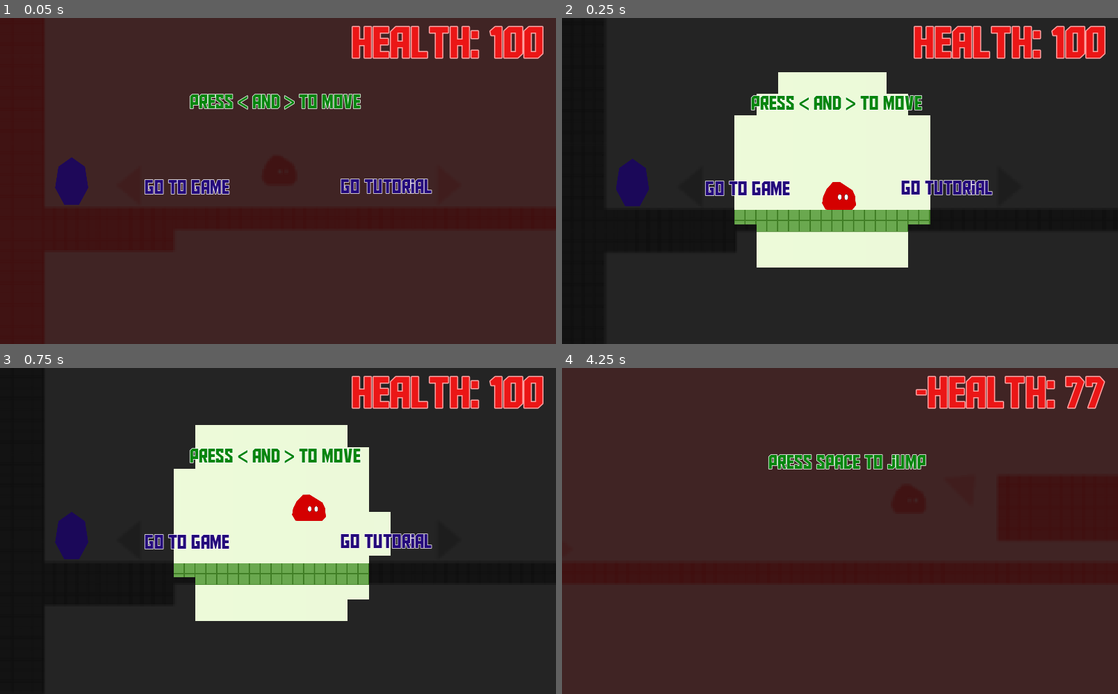
Above: before the commit, frames 1-4 (two rows, left to right).
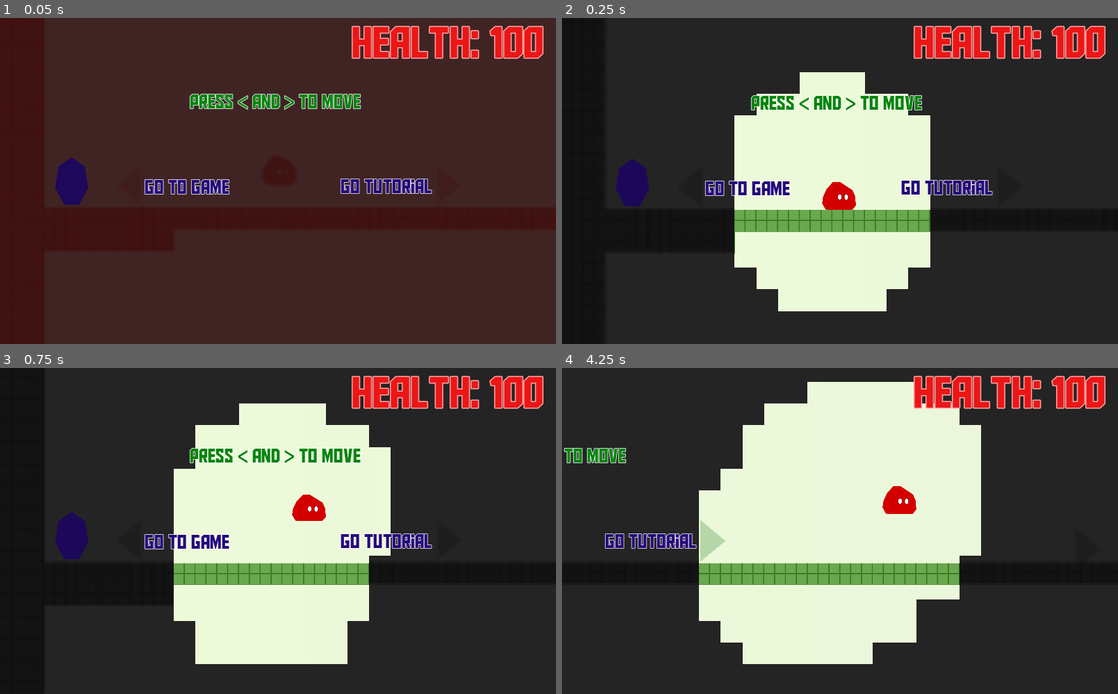
Above: after the commit, the same moments.

Repository: glitchcore/comfort
Game: Godot game, scene res://Scenes/BaseLevel.tscn
Same seed, same stepped clock (60 frames per second), same inputs: the game is played once before the commit and once after it.
Inputs:
- Up to frame 1 (0.05 s): no input
- Up to frame 2 (0.25 s): no input
- Up to frame 3 (0.75 s): tap Space (jump) at 0.5, 0.6 s; hold Right (ui_right) from 0.53 s (still down)
- Up to frame 4 (4.25 s): tap Space (jump) at 0.77, 1.07, 1.25, 1.35, 1.52, 1.82, 2, 2.1, 2.75, 2.85, 3.02, 3.32, 3.5, 3.6, 3.77, 4.07 s; release Right (ui_right) at 2.03 s; hold Left (ui_left) 2.03-2.78 s; hold Right (ui_right) from 2.78 s (still down)

Frame 1 is identical in both runs. In frame 2, 4.7% of the frame differs, in the area x 31-67%, y 16-90%; in frame 3, 6.5%; in frame 4, 99%, in the area x 0-100%, y 0-100%.

Commit message:
zone movement

Diff:
--- a/Actors/Player.gd
+++ b/Actors/Player.gd
@@ -5,8 +5,11 @@
 var velocity = Vector2.ZERO
 
 export var gravity = 5000
-export var jump_amount = 2000
 export var acceleration = 8000
+
+var comfort_amount = 1.0
+var target_comfort_amount = 1.0
+export var comfort_amount_acceleration = 3.0
 
 onready var store = get_node("/root/BaseLevel/Store")
 
@@ -35,7 +38,7 @@
 # calculate jump is anti-gravity action
 func calculate_jump():
 	if Input.is_action_just_pressed("jump") and is_on_floor():
-		velocity += -gravity_direction * jump_amount
+		velocity += -gravity_direction * store.jump_amount
 
 	# interrupted jump
 	if Input.is_action_just_released("jump"):
@@ -50,6 +53,14 @@
 
 	calculate_ui_movement(delta)
 	calculate_jump()
+
+	comfort_amount = move_toward(
+		comfort_amount,
+		target_comfort_amount,
+		delta * comfort_amount_acceleration
+	)
+	$ComfortMusic.volume_db = (1 - comfort_amount) * -80
+	$NonComfortMusic.volume_db = (comfort_amount) * -80
 
 	# calculate gravity
 	velocity += gravity * gravity_direction * delta
@@ -76,12 +87,7 @@
 		$MainCamera.set_shake(true)
 
 func _on_Player_comfort(comfort):
-	if comfort:
-		$ComfortMusic.volume_db = 0
-		$NonComfortMusic.volume_db = -80
-	else:
-		$ComfortMusic.volume_db = -80
-		$NonComfortMusic.volume_db = 0
+	target_comfort_amount = 1 if comfort else 0
 
 func _on_Space_entered(_body: Node) -> void:
 	emit_signal("update_comfort", false)
--- a/Actors/Space.gd
+++ b/Actors/Space.gd
@@ -6,7 +6,7 @@
 const SIZE = [160, 100]
 const UPDATE_SIZE = 20
 export var space_size = 5
-export var noise_amount = 0.05
+export var noise_amount = 0.03
 
 var comfort_amount = 0
 var target_comfort_amount = 0
--- a/Actors/SpaceDetector.gd
+++ b/Actors/SpaceDetector.gd
@@ -10,7 +10,7 @@
 func _process(delta: float) -> void:
 	var move_direction = (player.position - self.position)
 	var _velocity = move_and_collide(
-		move_direction * store.get_space_speed() * delta)
+		store.get_space_speed(move_direction) * delta)
 
 func _on_ForceMove(new_position) -> void:
 	position = new_position
--- a/Autoload/Store.gd
+++ b/Autoload/Store.gd
@@ -1,4 +1,10 @@
 extends Node
+
+enum {
+	SPACE_FOLLOW,
+	SPACE_NORMAL,
+	SPACE_STOP
+}
 
 signal update_hp(value, damage)
 signal update_comfort(value)
@@ -12,19 +18,40 @@
 const BAD_ZONE_DAMAGE = 2
 const GOOD_ZONE_DAMAGE = -1
 const ENEMY_DAMAGE_LEVEL = 50
+const ZONE_HP_THRESHOLD = 20
 
 # game globals
-export var space_speed = 0.5
+export var space_speed = 2
+export var space_threshold = 500
 export var player_speed = 1000
 export var player_comfort_speed = 300
+export var jump_amount = 2000
 
 # game state
 var hp = HP_MAX setget set_health
 var in_comfort_zone = true
 var player_alive = true
+var space_mode = SPACE_FOLLOW
+var already_move = false
 
-func get_space_speed():
-	return space_speed
+func get_space_speed(move_direction: Vector2):
+	if space_mode == SPACE_FOLLOW:
+		return move_direction.normalized() * max(
+			player_comfort_speed, jump_amount)
+	elif space_mode == SPACE_NORMAL:
+		if in_comfort_zone:
+			already_move = false
+		if move_direction.length() > space_threshold:
+			already_move = true
+		if (
+			move_direction.length() > space_threshold or
+			in_comfort_zone or already_move
+		):
+			return move_direction * space_speed
+		else:
+			 return Vector2.ZERO
+	elif space_mode == SPACE_STOP:
+		return Vector2.ZERO
 
 func get_player_speed():
 	return (
@@ -36,7 +63,8 @@
 	if in_comfort_zone:
 		take_damage(GOOD_ZONE_DAMAGE)
 	else:
-		take_damage(BAD_ZONE_DAMAGE)
+		if hp > ZONE_HP_THRESHOLD:
+			take_damage(BAD_ZONE_DAMAGE)
 
 func _physics_process(_delta: float) -> void:
 	if not player_alive:
@@ -81,4 +109,13 @@
 	emit_signal("force_move", START_GAME_POSITION)
 
 func _on_StartArea_body_exited(_body) -> void:
-	pass # Replace with function body.
+	space_mode = SPACE_NORMAL
+
+func _on_StartArea_body_entered(body: Node) -> void:
+	space_mode = SPACE_FOLLOW
+
+func _on_UncomfortArea_body_entered(body: Node) -> void:
+	space_mode = SPACE_STOP
+
+func _on_UncomfortArea_body_exited(body: Node) -> void:
+	space_mode = SPACE_NORMAL
--- a/Scenes/BaseLevel.tscn
+++ b/Scenes/BaseLevel.tscn
@@ -71,7 +71,7 @@
 1/z_index = 0
 
 [sub_resource type="RectangleShape2D" id=6]
-extents = Vector2( 2832.61, 312.438 )
+extents = Vector2( 2695.92, 312.438 )
 
 [sub_resource type="RectangleShape2D" id=9]
 extents = Vector2( 354, 261.125 )
@@ -260,17 +260,15 @@
 [node name="GameAreas" type="Node" parent="."]
 
 [node name="StartArea" type="Area2D" parent="GameAreas"]
-visible = false
 position = Vector2( -4.74976, -1058 )
 collision_layer = 32
 collision_mask = 2
 
 [node name="CollisionShape2D" type="CollisionShape2D" parent="GameAreas/StartArea"]
-position = Vector2( 2885.53, -561.438 )
+position = Vector2( 2748.83, -561.438 )
 shape = SubResource( 6 )
 
 [node name="UncomfortArea" type="Area2D" parent="GameAreas"]
-visible = false
 position = Vector2( -4.74976, -1058 )
 collision_layer = 32
 collision_mask = 2
@@ -402,7 +400,7 @@
 margin_bottom = -1777.0
 custom_colors/font_color = Color( 0.027451, 0.521569, 0.0588235, 1 )
 custom_fonts/font = SubResource( 8 )
-text = "Your comfort zone follow you..."
+text = "Your comfort zone follows you..."
 
 [node name="Label5" type="Label" parent="TutorialStatic"]
 margin_left = 4864.0
@@ -427,10 +425,10 @@
 valign = 1
 
 [node name="Label7" type="Label" parent="TutorialStatic"]
-margin_left = 5175.0
-margin_top = -965.0
-margin_right = 5405.0
-margin_bottom = -934.0
+margin_left = 4752.0
+margin_top = -1030.0
+margin_right = 4982.0
+margin_bottom = -999.0
 custom_colors/font_color = Color( 0.027451, 0.521569, 0.0588235, 1 )
 custom_fonts/font = SubResource( 8 )
 text = "...not for long"
@@ -454,4 +452,8 @@
 text = "ENEMIES!"
 
 [connection signal="body_entered" from="PortalToGame" to="Store" method="_on_PortalToGame_body_entered"]
+[connection signal="body_entered" from="GameAreas/StartArea" to="Store" method="_on_StartArea_body_entered"]
 [connection signal="body_exited" from="GameAreas/StartArea" to="Store" method="_on_StartArea_body_exited"]
+[connection signal="body_entered" from="GameAreas/UncomfortArea" to="Store" method="_on_UncomfortArea_body_entered"]
+[connection signal="body_exited" from="GameAreas/UncomfortArea" to="Store" method="_on_UncomfortArea_body_exited"]
+[connection signal="body_entered" from="GameAreas/WinArea" to="Store" method="_on_WinArea_body_entered"]
